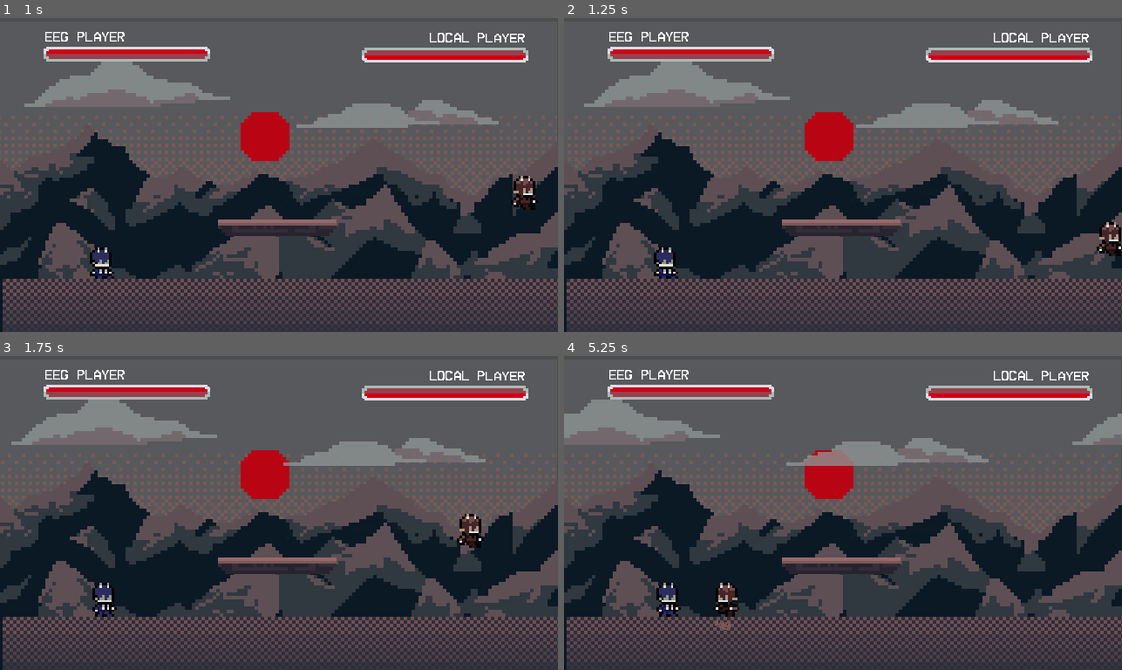
Above: before the commit, frames 1-4 (two rows, left to right).
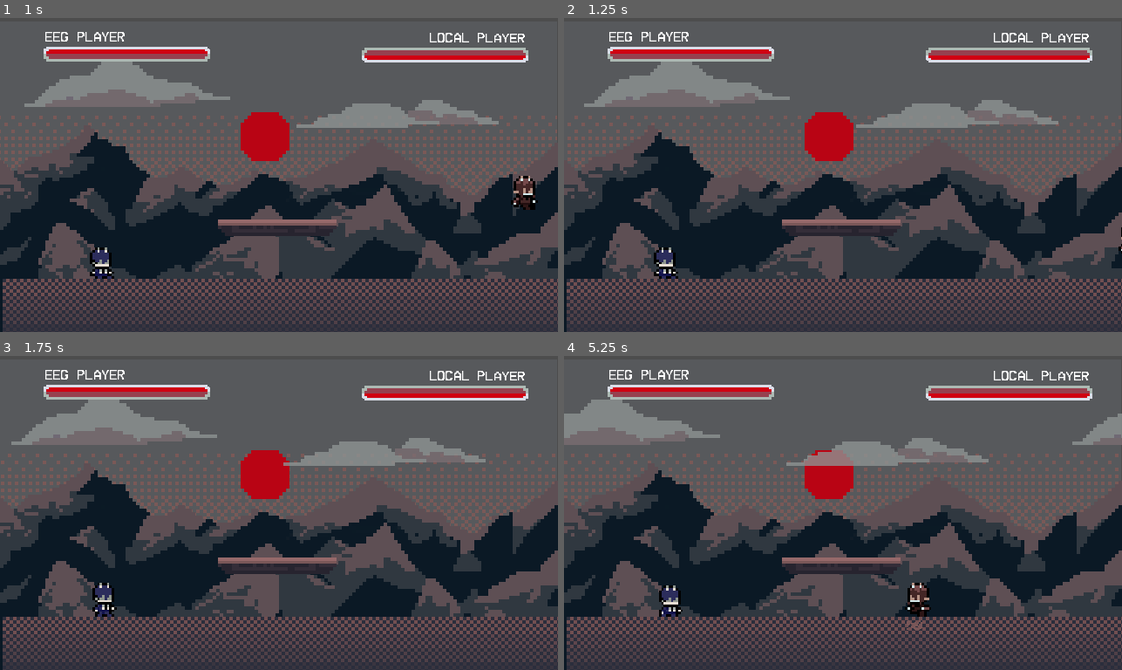
Above: after the commit, the same moments.

Repository: lucasmcclean/project-foxtrot-black-trigger-watchtower-omega
Game: Godot game, scene res://main.tscn
Two runs of this game, one before a commit and one after it. Both use one fixed random seed, a clock stepped at 60 frames per second and the inputs below.
Inputs:
- Up to frame 1 (1 s): hold D (move_right) from 0.53 s (still down); tap S (crouch) at 0.6 s; tap W (jump) at 0.77 s
- Up to frame 2 (1.25 s): keep holding D (move_right)
- Up to frame 3 (1.75 s): release D (move_right) at 1.28 s; hold Insert (move_down) from 1.28 s (still down); tap Space (flash_step) at 1.35 s; tap W (jump) at 1.52 s
- Up to frame 4 (5.25 s): release Insert (move_down) at 2.03 s; hold D (move_right) 2.03-2.78 s; tap E (kick) at 2.1, 5.1 s; hold Page Up (move_up) 2.78-3.53 s; tap Q (punch) at 2.85 s; tap W (jump) at 3.02, 3.77, 4.52 s; hold A (move_left) 3.53-5.03 s; tap S (crouch) at 3.6 s; tap Space (flash_step) at 4.35 s; hold Insert (move_down) from 5.03 s (still down)

Frame 1 is identical in both runs. In frame 2, 0.4% of the frame differs, in the area x 95-100%, y 65-76%; in frame 3, 0.4%; in frame 4, 1.1%, in the area x 16-66%, y 72-88%.

Commit message:
Remvoed walls

Diff:
--- a/project-foxtrot-black-trigger-watchtower-omega/main.tscn
+++ b/project-foxtrot-black-trigger-watchtower-omega/main.tscn
@@ -33,13 +33,10 @@
 color = Color(0.79607844, 0, 0.07058824, 1)
 
 [sub_resource type="RectangleShape2D" id="RectangleShape2D_0xm2m"]
-size = Vector2(1153, 20)
+size = Vector2(648, 20)
 
 [sub_resource type="RectangleShape2D" id="RectangleShape2D_272bh"]
 size = Vector2(111, 20)
-
-[sub_resource type="RectangleShape2D" id="RectangleShape2D_82xsv"]
-size = Vector2(20, 244.5)
 
 [node name="Main" type="Node2D"]
 script = ExtResource("1_272bh")
@@ -161,6 +158,7 @@
 texture = ExtResource("11_dg77c")
 
 [node name="CollisionShape2D" type="CollisionShape2D" parent="StaticBody2D"]
+position = Vector2(1, 0)
 shape = SubResource("RectangleShape2D_0xm2m")
 
 [node name="Camera2D" type="Camera2D" parent="."]
@@ -201,13 +199,5 @@
 
 [node name="StaticBody2D2" type="StaticBody2D" parent="."]
 
-[node name="CollisionShape2D" type="CollisionShape2D" parent="StaticBody2D2"]
-position = Vector2(329, -3.75)
-shape = SubResource("RectangleShape2D_82xsv")
-
 [node name="StaticBody2D3" type="StaticBody2D" parent="."]
 position = Vector2(-659, 0)
-
-[node name="CollisionShape2D" type="CollisionShape2D" parent="StaticBody2D3"]
-position = Vector2(329, -3.75)
-shape = SubResource("RectangleShape2D_82xsv")
Not shown: 1 places in project-foxtrot-black-trigger-watchtower-omega/main.tscn that only renumber resources
